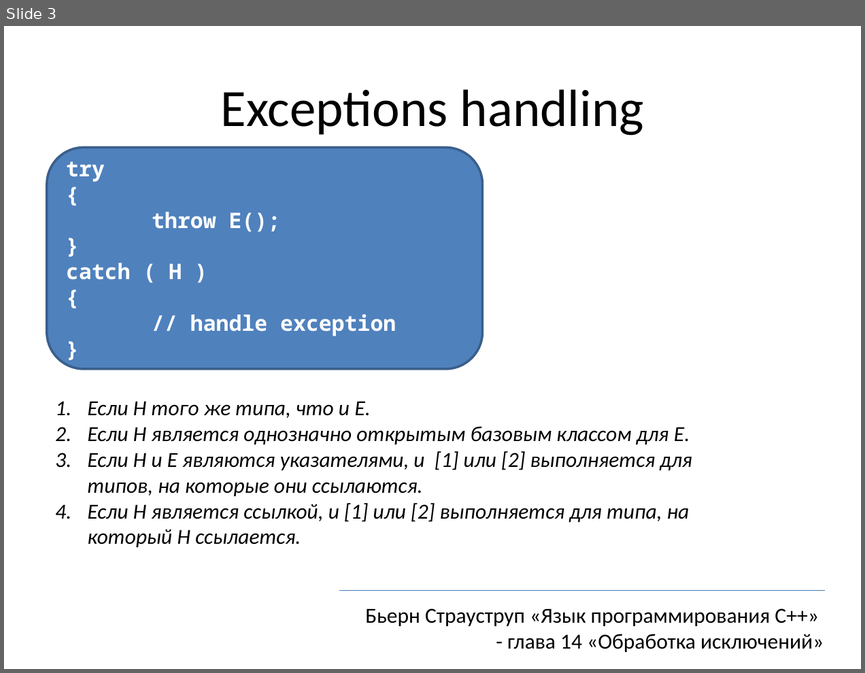
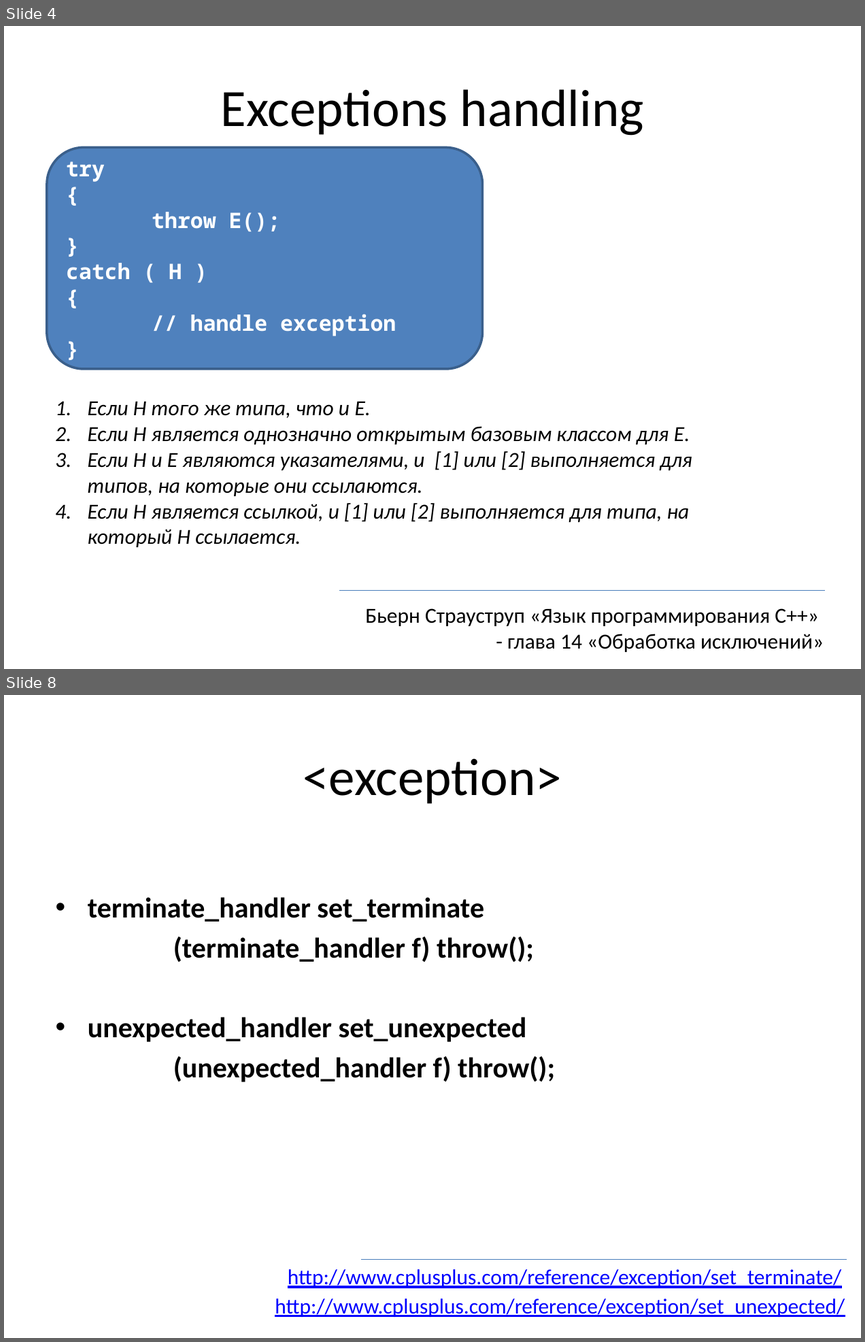
Before and after one commit to tscherkas/cpp_craft_1013, a slide deck: lections/cpp_craft_lec_3_pre.pptx. Shown one above the other, each under a label of ours: slide 3 before the commit, slides 4 and 8 after it; the slides between them are not shown. The pictures are 865x673 and 865x1342 pixels, drawn with LibreOffice and Linux fonts; fonts in the diff are those of the drawing. Boxes give left, top, right and bottom in pixels: in the first picture for what was removed or moved away, otherwise in the second. Text is boxed around its words. In the diff, an @@ line names an element or a change of style, - is before the commit and + after.

```diff
--- a/lections/cpp_craft_lec_3_pre.pptx
+++ b/lections/cpp_craft_lec_3_pre.pptx
@@ slide 8 added at (4, 695, 861, 1338), background #FFFFFF @@
@@ title added at (303, 758, 562, 804), 44 pt, text #000000 @@
+<exception>
@@ text added at (88, 897, 555, 1082), 24 pt, text #000000, bold @@
+• terminate_handler set_terminate
+(terminate_handler f) throw();
+• unexpected_handler set_unexpected
+(unexpected_handler f) throw();
@@ line added from (361, 1259) to (847, 1259), #4B7EBC 0.75 pt @@
@@ text added at (288, 1269, 841, 1288), 18 pt, text #0000FF, underline @@
+http://www.cplusplus.com/reference/exception/set_terminate/
@@ text added at (275, 1298, 844, 1317), 18 pt, text #0000FF, underline @@
+http://www.cplusplus.com/reference/exception/set_unexpected/
@@ what was slide 3 is now slide 4 @@
```
Also in this commit, not shown: 2 slides changed, 13 other slides added, 1 slide removed, 15 other files.
